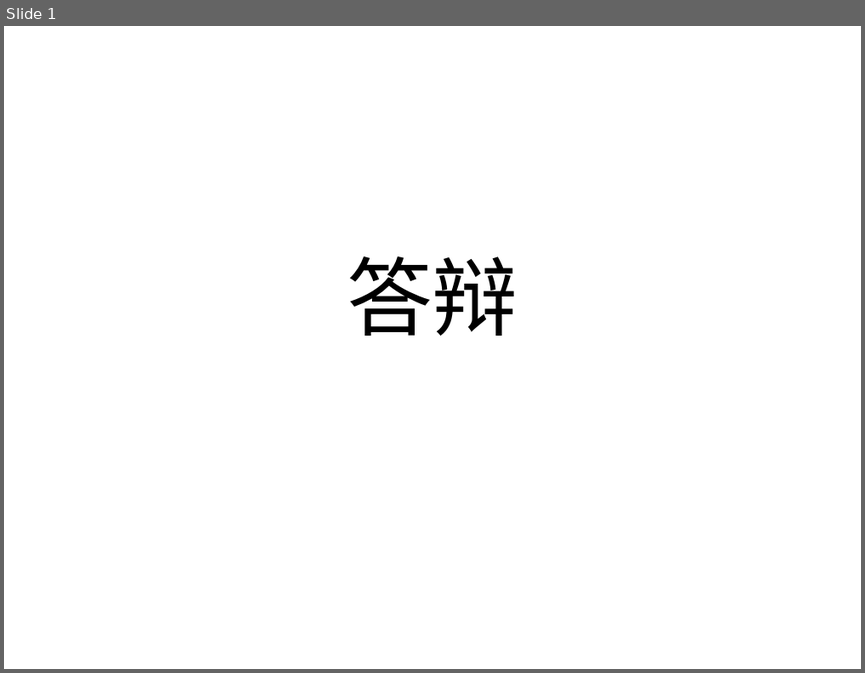
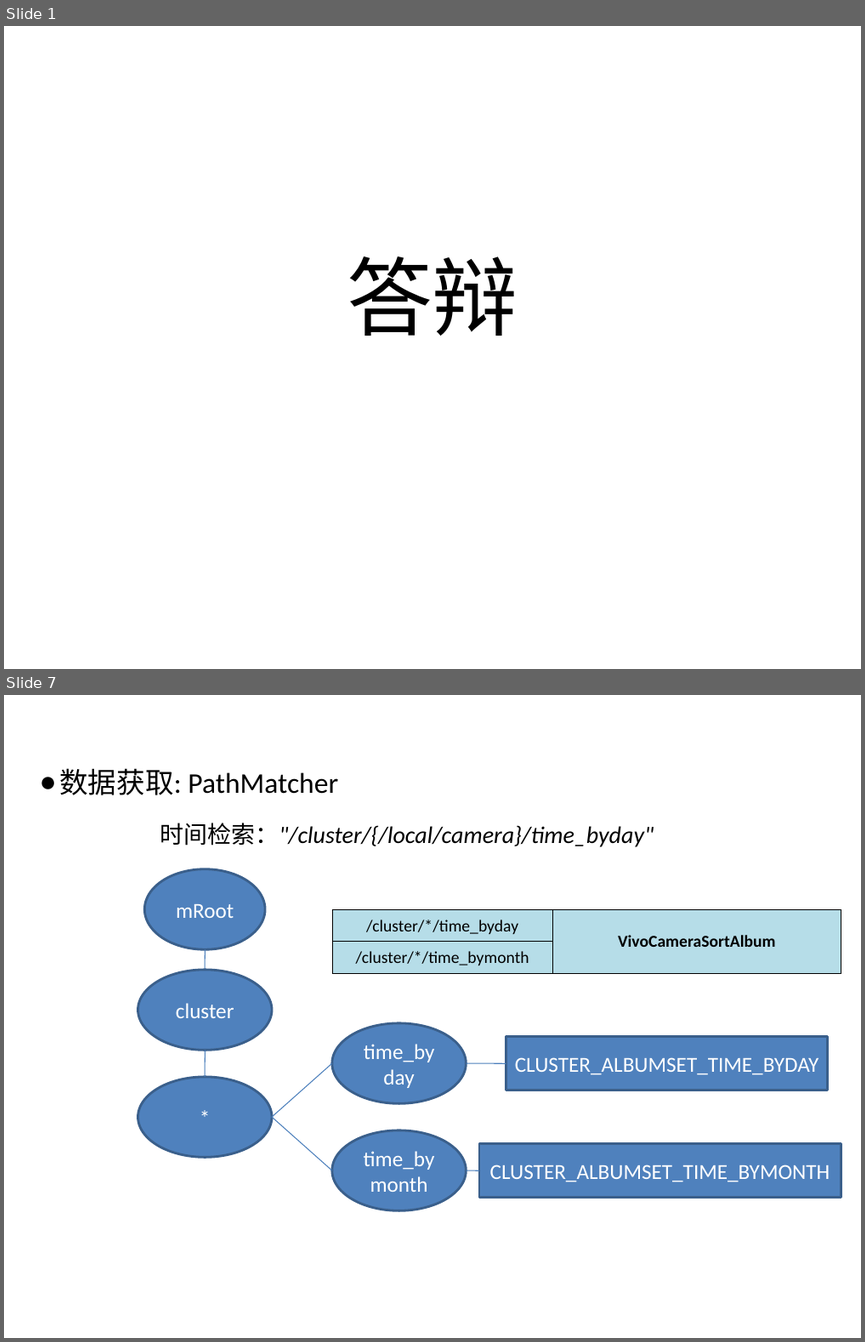
Before and after one commit to littlePunk/-, a slide deck: 11月25号答辩准备.pptx. Shown one above the other, each under a label of ours: slide 1 before the commit, slides 1 and 7 after it; the slides between them are not shown. The pictures are 865x673 and 865x1342 pixels, drawn with LibreOffice and Linux fonts; fonts in the diff are those of the drawing; background and template pictures are left out. Boxes give left, top, right and bottom in pixels: in the first picture for what was removed or moved away, otherwise in the second. Text is boxed around its words. In the diff, an @@ line names an element or a change of style, - is before the commit and + after.

```diff
--- a/11月25号答辩准备.pptx
+++ b/11月25号答辩准备.pptx
@@ slide 7 added at [4, 695, 861, 1338], background picture (left out) @@
@@ title added at [59, 768, 338, 795], 24 pt, text #000000 @@
+● 数据获取: PathMatcher
@@ text added at [160, 823, 653, 847], 20 pt, text #000000, italic @@
+时间检索："/cluster/{/local/camera}/time_byday"
@@ ellipse added at [144, 869, 265, 949], fill #4F81BD, outline #3A5F8C 2 pt, 18 pt, text #FFFFFF @@
+mRoot
@@ table added at [332, 909, 841, 974], 2 rows, 2 columns @@
+/cluster/*/time_byday | VivoCameraSortAlbum
+/cluster/*/time_bymonth | 
@@ line added from (205, 949) to (205, 970), #4B7EBC 0.75 pt @@
@@ ellipse added at [137, 970, 271, 1049], fill #4F81BD, outline #3A5F8C 2 pt, 18 pt, text #FFFFFF @@
+cluster
@@ ellipse added at [332, 1023, 466, 1104], fill #4F81BD, outline #3A5F8C 2 pt, 18 pt, text #FFFFFF @@
+time_byday
@@ line added from (205, 1049) to (205, 1077), #4B7EBC 0.75 pt @@
@@ rectangle added at [506, 1036, 828, 1090], fill #4F81BD, outline #3A5F8C 2 pt, 18 pt, text #FFFFFF @@
+CLUSTER_ALBUMSET_TIME_BYDAY
@@ ellipse added at [137, 1077, 271, 1157], fill #4F81BD, outline #3A5F8C 2 pt, 18 pt, text #FFFFFF @@
+*
@@ line added from (271, 1117) to (332, 1063), #4B7EBC 0.75 pt @@
@@ line added from (466, 1063) to (506, 1063), #4B7EBC 0.75 pt @@
@@ line added from (271, 1117) to (332, 1170), #4B7EBC 0.75 pt @@
@@ ellipse added at [332, 1130, 466, 1211], fill #4F81BD, outline #3A5F8C 2 pt, 18 pt, text #FFFFFF @@
+time_bymonth
@@ rectangle added at [479, 1143, 841, 1197], fill #4F81BD, outline #3A5F8C 2 pt, 18 pt, text #FFFFFF @@
+CLUSTER_ALBUMSET_TIME_BYMONTH
@@ line added from (466, 1170) to (479, 1170), #4B7EBC 0.75 pt @@
```
Also in this commit, not shown: 8 slides changed, 5 other slides added, 2 slides removed, 2 other files.
